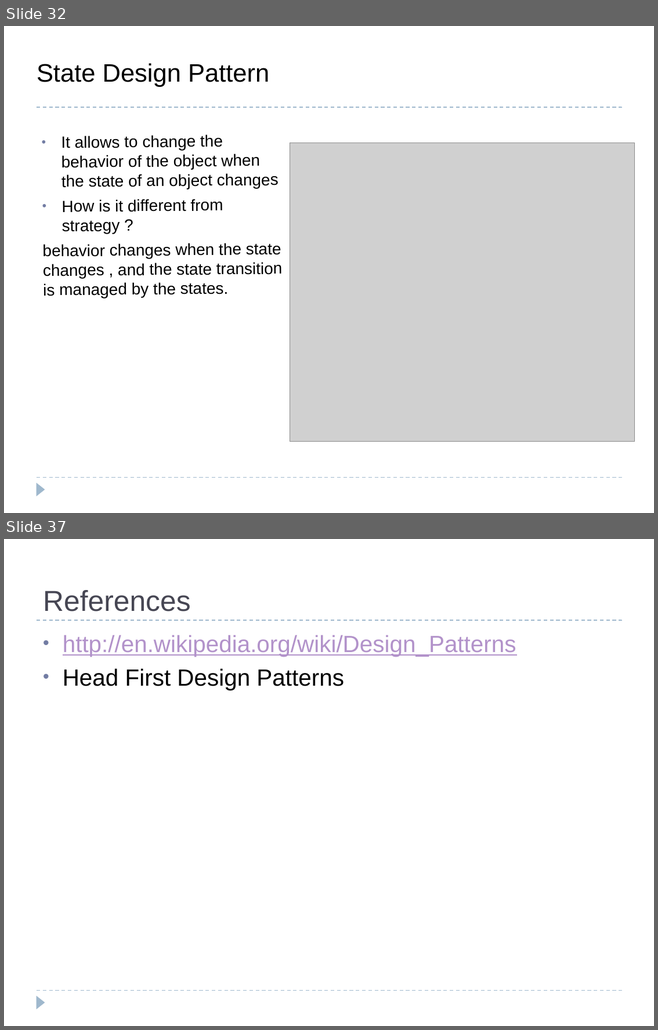
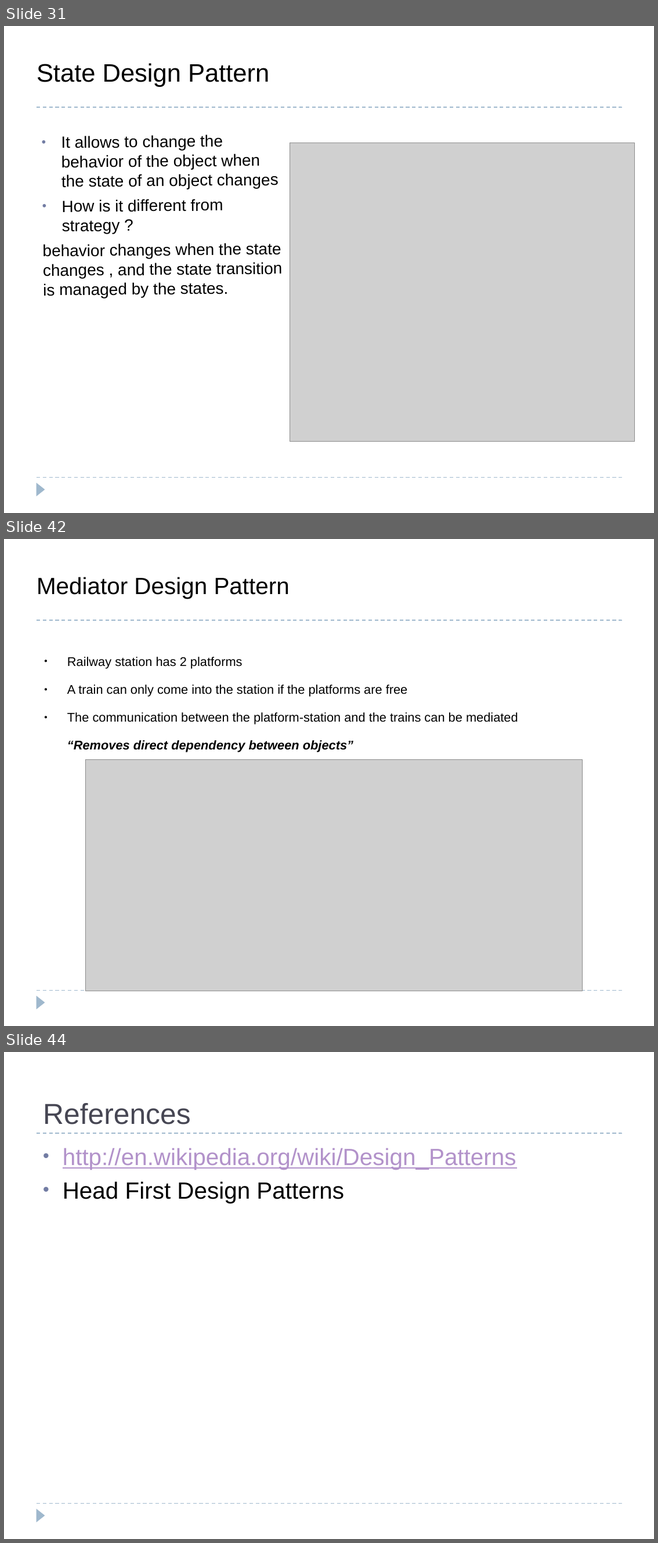
Before and after one commit to bpcrao/purnacode, a slide deck: ppts/Design Patterns.odp. Shown one above the other, each under a label of ours: slides 32 and 37 before the commit, slides 31, 42 and 44 after it; the slides between them are not shown. The pictures are 658x1030 and 658x1543 pixels, drawn with LibreOffice and Linux fonts; fonts in the diff are those of the drawing; grey boxes stand for pictures. Boxes give left, top, right and bottom in pixels: in the first picture for what was removed or moved away, otherwise in the second. Text is boxed around its words. In the diff, an @@ line names an element or a change of style, - is before the commit and + after.

```diff
--- a/ppts/Design Patterns.odp
+++ b/ppts/Design Patterns.odp
@@ slide 42 added at [4,539,654,1026], background #FFFFFF; not listed: 3 template elements that a slide beside it also shows @@
@@ title added at [36,577,289,599], 26 pt, text #000000 @@
+Mediator Design Pattern
@@ text added at [67,657,518,752], 14 pt, text #000000 @@
+● Railway station has 2 platforms
+● A train can only come into the station if the platforms are free
+● The communication between the platform-station and the trains can be mediated
+“Removes direct dependency between objects”
@@ picture added at [86,760,582,991] @@
@@ what was slide 32 is now slide 31 @@
@@ what was slide 37 is now slide 44 @@
```
Also in this commit, not shown: 7 slides changed, 8 other slides added, 2 slides removed.
